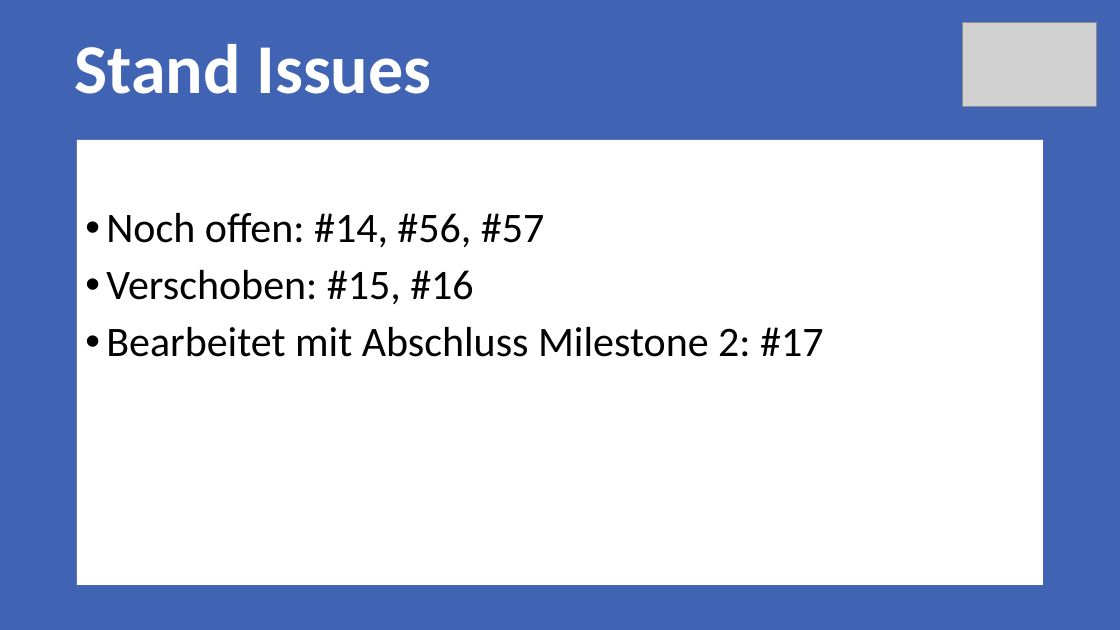
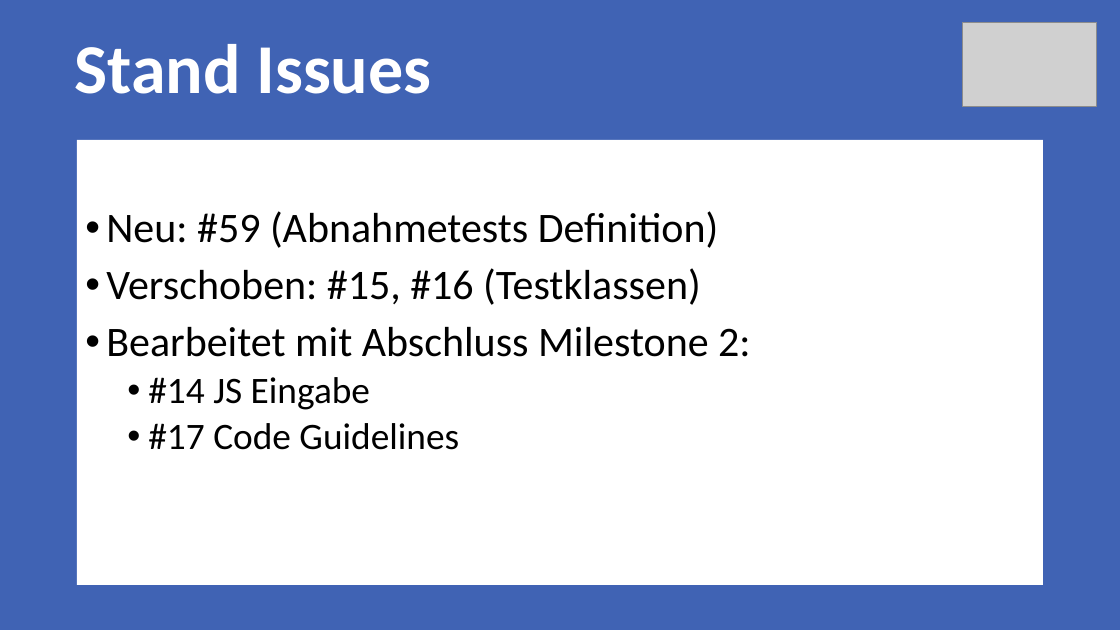
Before and after one commit to Rinc11/FOS, a slide deck: slide 4 of documents/00_Sitzungen/Milestone_1/Meilenstein1.pptx. Drawn at 1120x630 pixels with LibreOffice and Linux fonts; fonts in the diff are those of the drawing; grey boxes stand for pictures. Boxes give left, top, right and bottom in pixels: in the first picture for what was removed or moved away, otherwise in the second. Text is boxed around its words. In the diff, an @@ line names an element or a change of style, - is before the commit and + after.

```diff
--- a/documents/00_Sitzungen/Milestone_1/Meilenstein1.pptx
+++ b/documents/00_Sitzungen/Milestone_1/Meilenstein1.pptx
@@ text at (x1=106, y1=211, x2=750, y2=450): text changed @@
-• Noch offen: #14, #56, #57
-• Verschoben: #15, #16
-• Bearbeitet mit Abschluss Milestone 2: #17
+• Neu: #59 (Abnahmetests Definition)
+• Verschoben: #15, #16 (Testklassen)
+• Bearbeitet mit Abschluss Milestone 2:
+  • #14 JS Eingabe
+  • #17 Code Guidelines
```
Also in this commit, not shown: 2 other slides changed, 1 other file.
